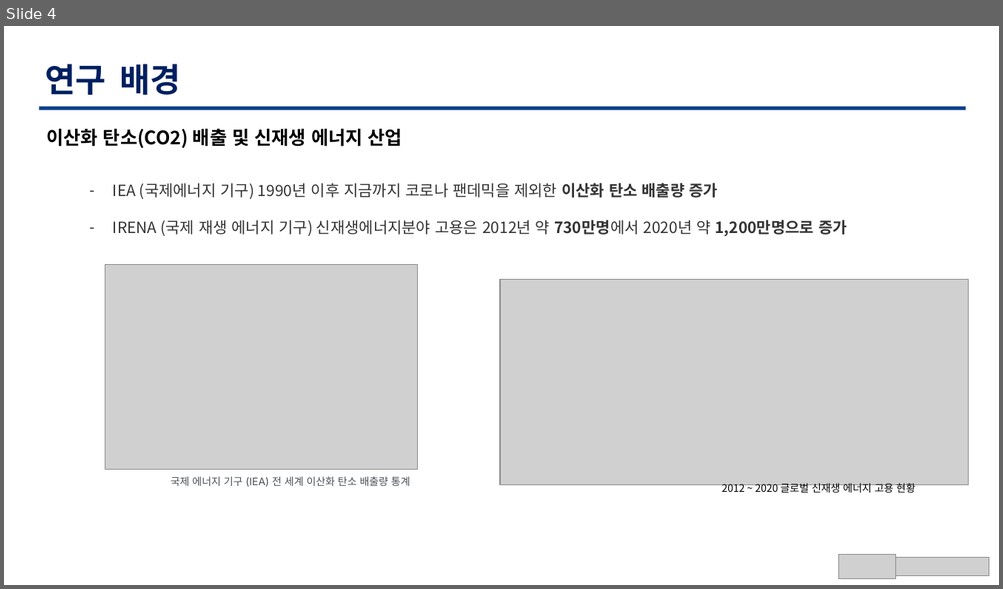
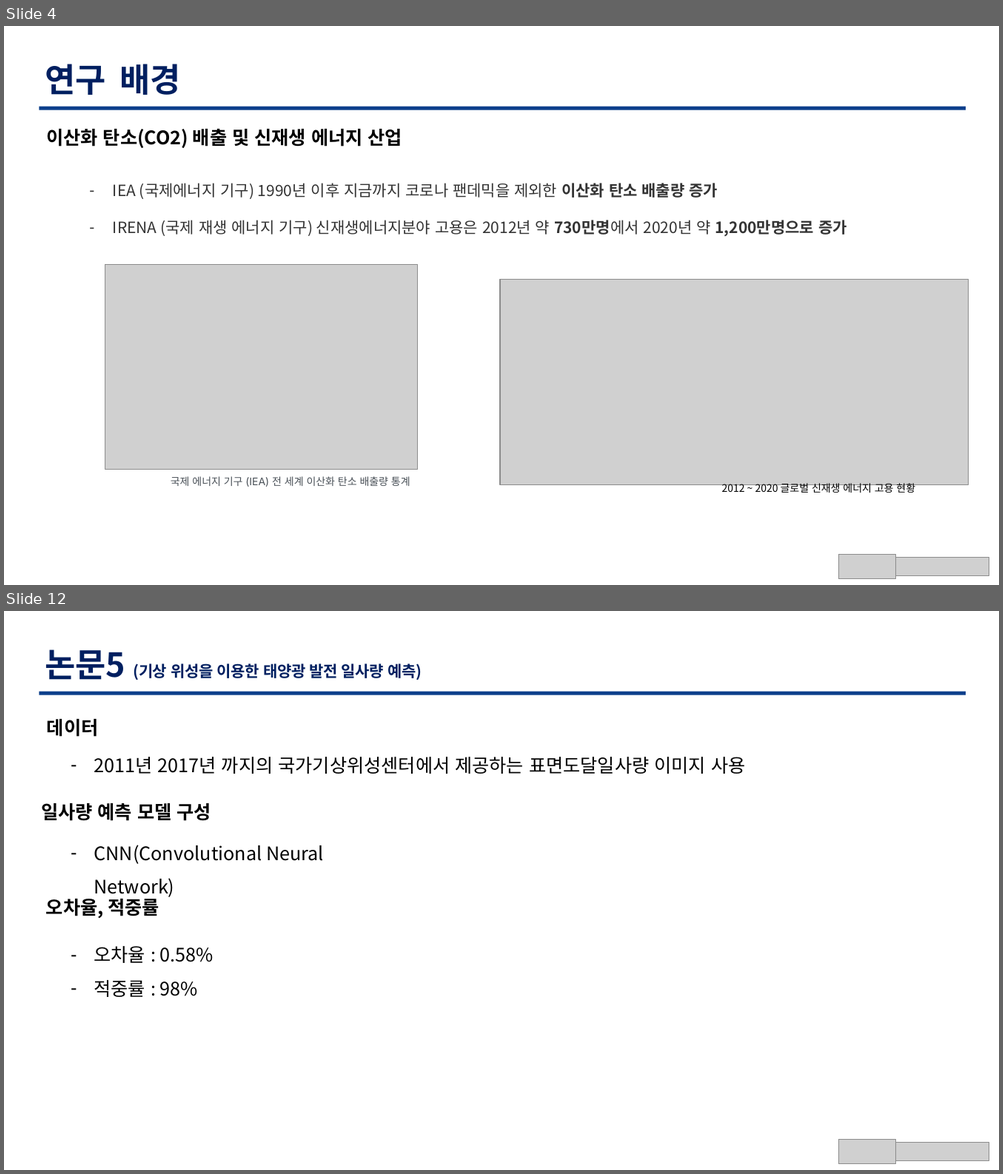
Before and after one commit to TaegyuHan/Solar_radiation_prediction_model, a slide deck: KICS_PT/[KICS] 동향 poster.pptx. Shown one above the other, each under a label of ours: slide 4 before the commit, slides 4 and 12 after it; the slides between them are not shown. The pictures are 1003x589 and 1003x1174 pixels, drawn with LibreOffice and Linux fonts; fonts in the diff are those of the drawing; grey boxes stand for pictures. Boxes give left, top, right and bottom in pixels: in the first picture for what was removed or moved away, otherwise in the second. Text is boxed around its words. In the diff, an @@ line names an element or a change of style, - is before the commit and + after.

```diff
--- a/KICS_PT/[KICS] 동향 poster.pptx
+++ b/KICS_PT/[KICS] 동향 poster.pptx
@@ slide 12 added at box(4, 611, 999, 1170), background #FFFFFF @@
@@ text added at box(45, 649, 421, 680), 15 pt, text #001F60, bold @@
+논문5 (기상 위성을 이용한 태양광 발전 일사량 예측)
@@ freeform shape added at box(39, 692, 966, 695), fill #0C3F8B @@
@@ text added at box(47, 719, 99, 737), 18 pt, text #000000, bold @@
+데이터
@@ text added at box(94, 757, 745, 774), 18 pt, text #000000 @@
+– 2011년 2017년 까지의 국가기상위성센터에서 제공하는 표면도달일사량 이미지 사용
@@ text added at box(41, 803, 211, 821), 18 pt, text #000000, bold @@
+일사량 예측 모델 구성
@@ text added at box(94, 845, 324, 897), 18 pt, text #000000 @@
+– CNN(Convolutional Neural Network)
@@ text added at box(46, 899, 159, 919), 18 pt, text #000000, bold @@
+오차율, 적중률
@@ text added at box(94, 946, 213, 997), 18 pt, text #000000 @@
+– 오차율 : 0.58%
+– 적중률 : 98%
@@ picture added at box(838, 1140, 896, 1165) @@
@@ picture added at box(896, 1143, 989, 1161) @@
```
Also in this commit, not shown: 3 slides changed, 5 other slides added, 7 slides removed, 4 other files.
